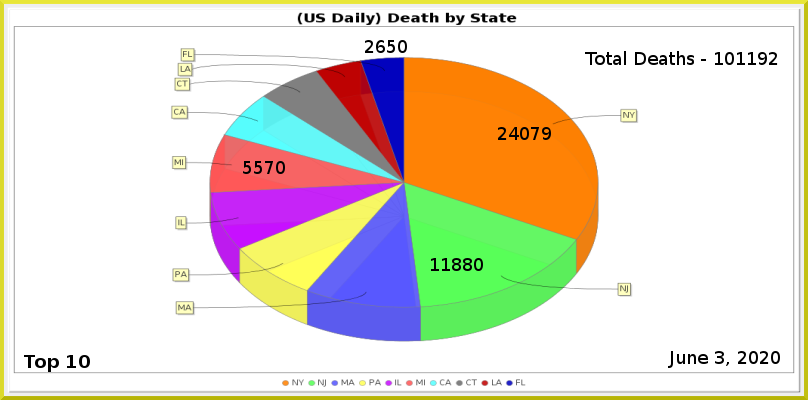
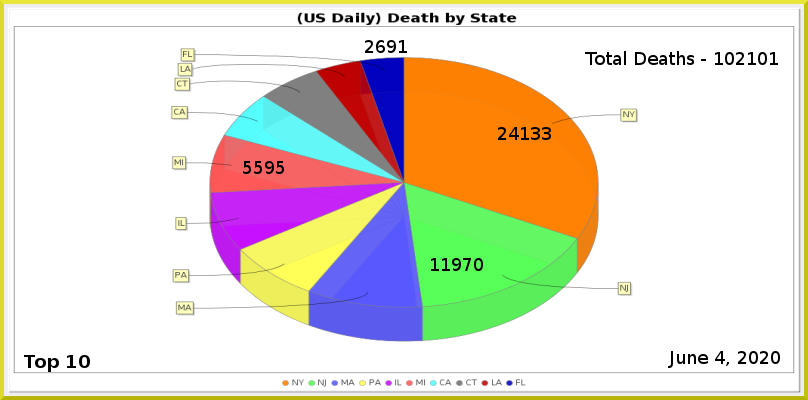
Two versions of the same layered image (808×400). Layer-by-layer changes:
painted on "Least" over [387, 40, 407, 53]
painted on "MI" over [265, 161, 285, 174]
painted on "NJ" over [452, 258, 472, 271]
painted on "NY" over [520, 127, 551, 140]
renamed "Total Deaths - 101192" to "Total Deaths - 102101", painted on it over [736, 52, 778, 65]
painted on "Current Date" over [715, 351, 725, 364]
painted on "Death_by_State.png" over [171, 48, 639, 342]
